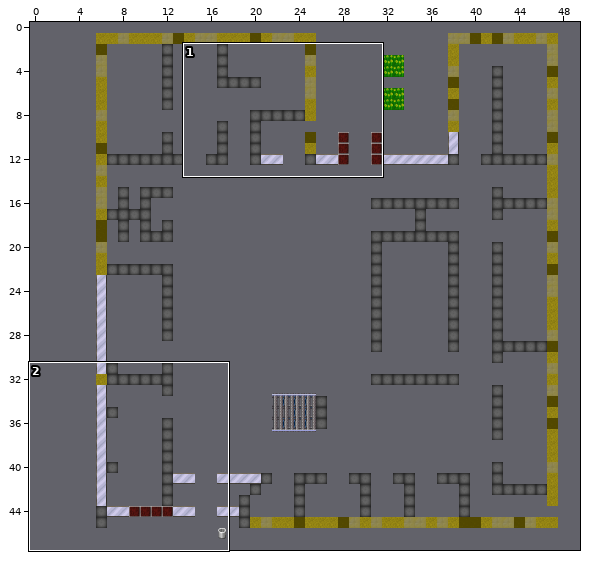
A Tiled map (JSON) gets an edit: Vorlage_fuer_Greifswald/maps/Greifswaldsecondfloor.json. The picture above shows the old version from afar; the outline marks the close-up.
Close-up. Before the commit:
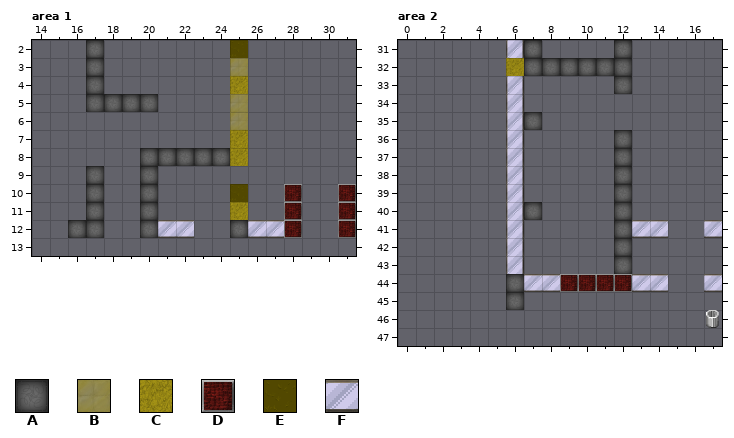
Cells are 32x32 px. Shown: area 1 x 14..31, y 2..13; area 2 x 0..17, y 31..47. The commit also changed other parts of the map, which this record leaves out.
Key: from "floor": A 15, B 24, C 25, D 34, E 48; from "tileset_bjoern": F 50.
_ is an empty cell.
Layers that did not change in this view are not listed.
Layer "Waende" before, area 1, first column x 14:
 2 ___A_______E______
 3 ___A_______B______
 4 ___A_______C______
 5 ___AAAA____B______
 6 ___________B______
 7 ___________C______
 8 ______AAAAAC______
 9 ___A__A___________
10 ___A__A____E__D__D
11 ___A__A____C__D__D
12 __AA__AFF__AFFD__D
13 __________________
Now the later version:
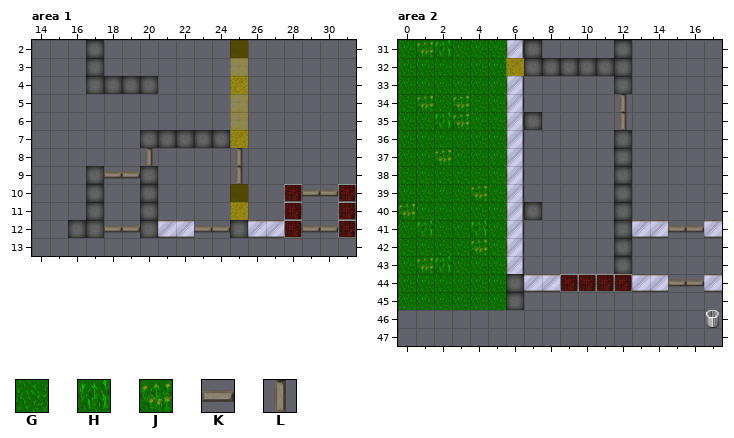
Further tiles: from "floor": G 56, H 59, J 62; from "tileset_bjoern": K 48, L 56.
Tiles of an added or newly shown layer are drawn over the layers below it.
The exact change:
Layer "Funktionen Waende", area 1:
The tile that lay hidden is removed in row 5 at x 17 to 20; in row 8 at x 20 to 25.
Layer "Waende", area 1:
Tile A is added in row 4 at x 18 to 20; in row 7 at x 20 to 24.
Tile A is removed in row 5 at x 17 to 20; in row 8 at x 20 to 24.
Tile C is removed in row 8 at x 25.
Layer "Tueren" (added), area 1:
Tile K is added in row 9 at x 18 to 19; in row 10 at x 29 to 30; in row 12 at x 18 to 19, 23 to 24 and 29 to 30.
Tile L is added in row 8 at x 20 and 25; in row 9 at x 25.
Layer "Boden", area 2:
Tile G is added in row 31 at x 0 and 3 to 5; in rows 32 to 33 at x 0 to 5; in row 34 at x 0, 2 and 4 to 5; in row 35 at x 0 to 1 and 4 to 5; in row 36 at x 0 to 5; in row 37 at x 0 to 1 and 3 to 5.
Tile G is added in row 38 at x 0 to 5; in row 39 at x 0 to 3 and 5; in row 40 at x 1 to 5; in row 41 at x 0, 2 to 3 and 5; in row 42 at x 0 to 3 and 5; in row 43 at x 0 and 3 to 5.
Tile G is added in rows 44 to 45 at x 0 to 5.
Tile H is added in row 31 at x 2; in row 35 at x 2; in row 41 at x 1 and 4; in row 43 at x 2.
Tile J is added in row 31 at x 1; in row 34 at x 1 and 3; in row 35 at x 3; in row 37 at x 2; in row 39 at x 4; in row 40 at x 0.
Tile J is added in row 42 at x 4; in row 43 at x 1.
Layer "Tueren" (added), area 2:
Tile K is added in row 41 at x 15 to 16; in row 44 at x 15 to 16.
Tile L is added in rows 34 to 35 at x 12.
